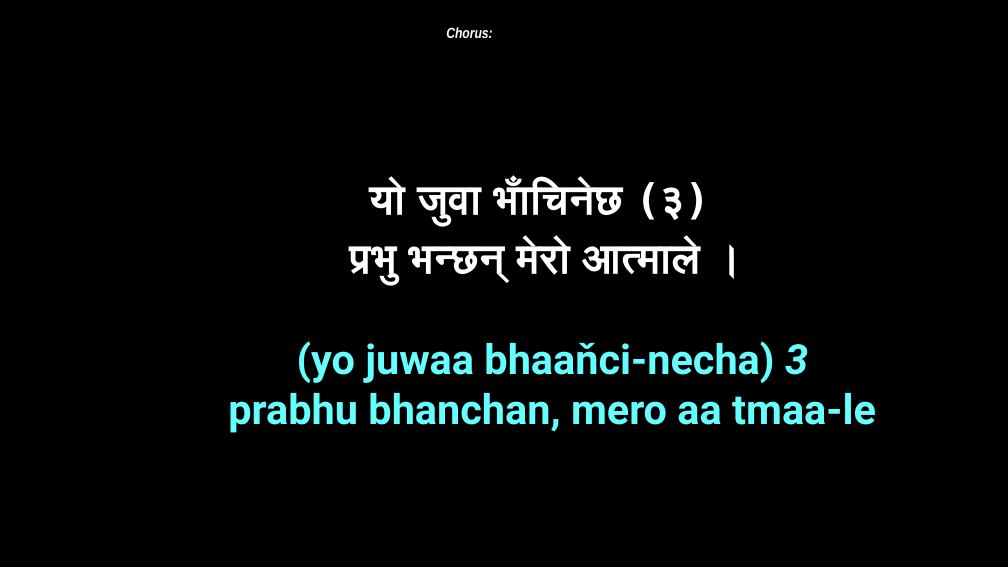
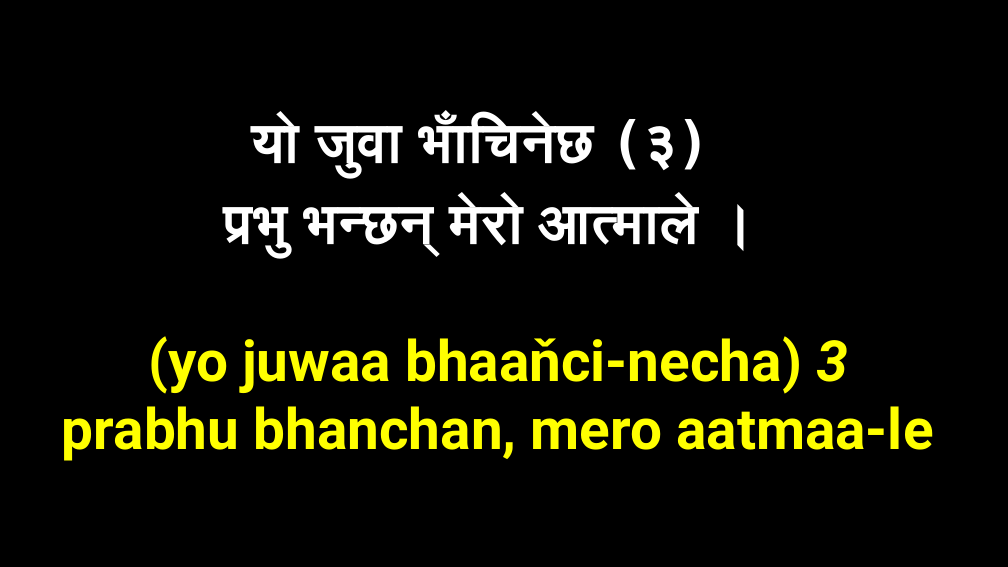
Before and after one commit to sujanay/Nepali-christian-songs-slides, a slide deck: slide 7 of Chorus/C126 - न त बलले न शक्तिले.pptx. Drawn at 1008x567 pixels with LibreOffice and Linux fonts; fonts in the diff are those of the drawing. Boxes give left, top, right and bottom in pixels: in the first picture for what was removed or moved away, otherwise in the second. Text is boxed around its words. In the diff, an @@ line names an element or a change of style, - is before the commit and + after.

```diff
--- a/Chorus/C126 - न त बलले न शक्तिले.pptx
+++ b/Chorus/C126 - न त बलले न शक्तिले.pptx
@@ text removed at [446, 27, 492, 38] @@
-Chorus:
@@ text "यो जुवा भाँचिनेछ (३)": place and size @@
-text "यो जुवा भाँचिनेछ (३)" at [228, 182, 876, 433]
+text "यो जुवा भाँचिनेछ (३)" at [62, 118, 933, 461]
@@ text at [148, 118, 848, 394]: size 40 to 54 pt in "यो जुवा भाँचिनेछ (३)", "प्रभु भन्छन्‌ मेरो आत्माले ।"; size 39.5 to 54 pt, text colour #66FFFF to #FFFF00 in "(yo juwaa bhaaňci-necha) 3" @@
@@ text at [62, 406, 933, 461]: text changed; size 39.5 to 54 pt; text colour #66FFFF to #FFFF00 @@
-prabhu bhanchan, mero aa tmaa-le
+prabhu bhanchan, mero aatmaa-le
```
Also in this commit, not shown: 7 other slides changed, 19 other files.
